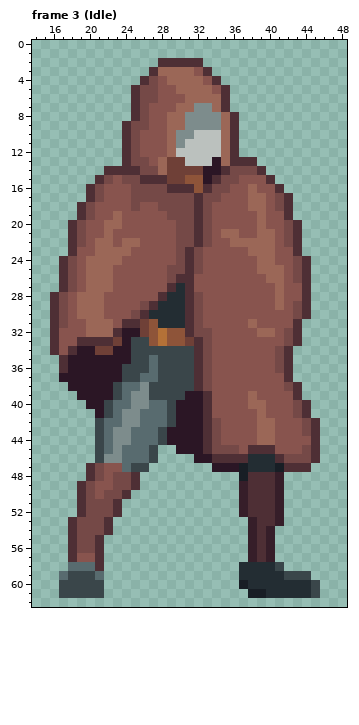
File history of a pixel-art file, Biogenesis_SNZA/Assets/Sprites/Liora/Liora_Idle.aseprite. Above, as it was before the edit.
64x64 pixels, 8 frames. Shown: frame 3 (Idle): x 14..48, y 0..62. The commit also changed other frames, which this record leaves out.
Now the later version:
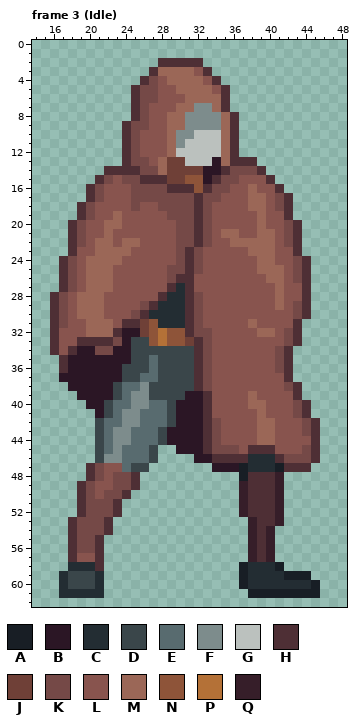
Palette (. is transparent): A #181e25  B #2b1625  C #232d33  D #3a464a  E #586b6f  F #7d8c8c  G #bbc1be  H #4e2f35  J #6f4037  K #754947  L #88544e  M #9b6757  N #8e5439  P #b47137  Q #361e29
Difference:
Frame 3 (Idle), layer "Flattened":
Colour A replaces colour C in rows 58 to 59 at x 37; in row 61 at x 40 to 44.
Colour A replaces colour D in row 58 at x 41; in row 59 at x 42 to 44; in rows 60 to 61 at x 45.
Colour C replaces colour D in row 60 at x 17 and 21; in row 61 at x 17 to 21.
Colour C replaces colour E in row 58 at x 18 to 20; in row 59 at x 17 and 21.
Colour K replaces colour J in row 33 at x 23; in row 34 at x 21 to 22.
Pixel boxes of the changes (left, top, right, bottom) in both pictures:
changed: (95, 337, 122, 355)
changed: (59, 562, 104, 598)
changed: (239, 562, 320, 598)
